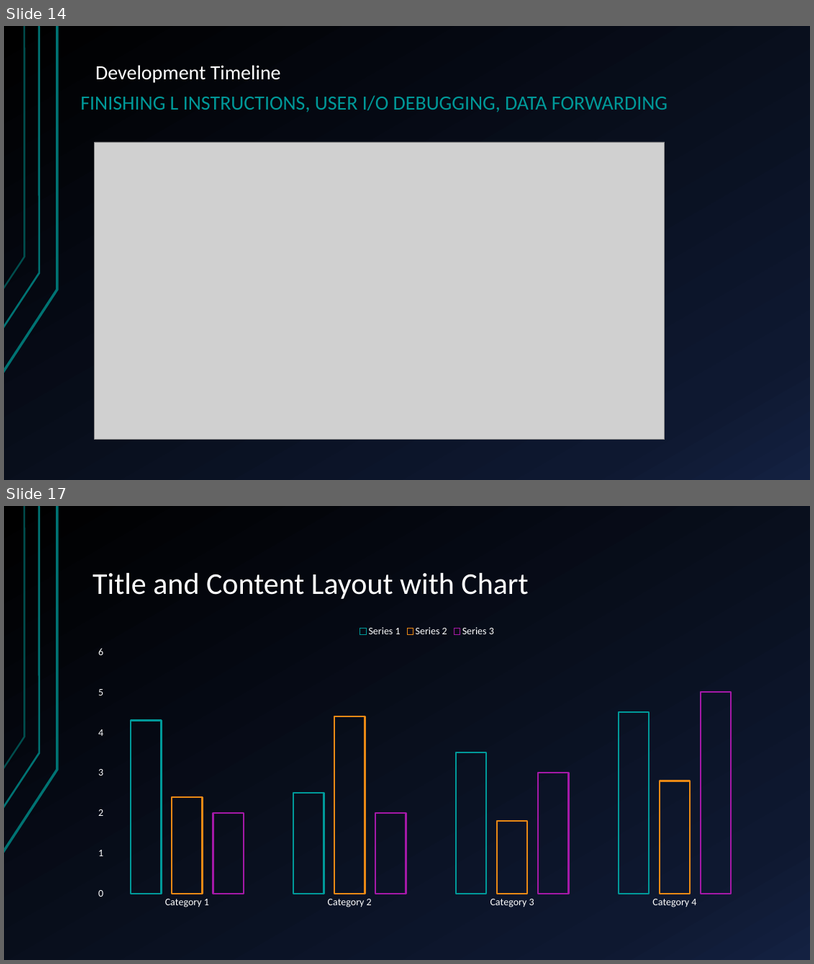
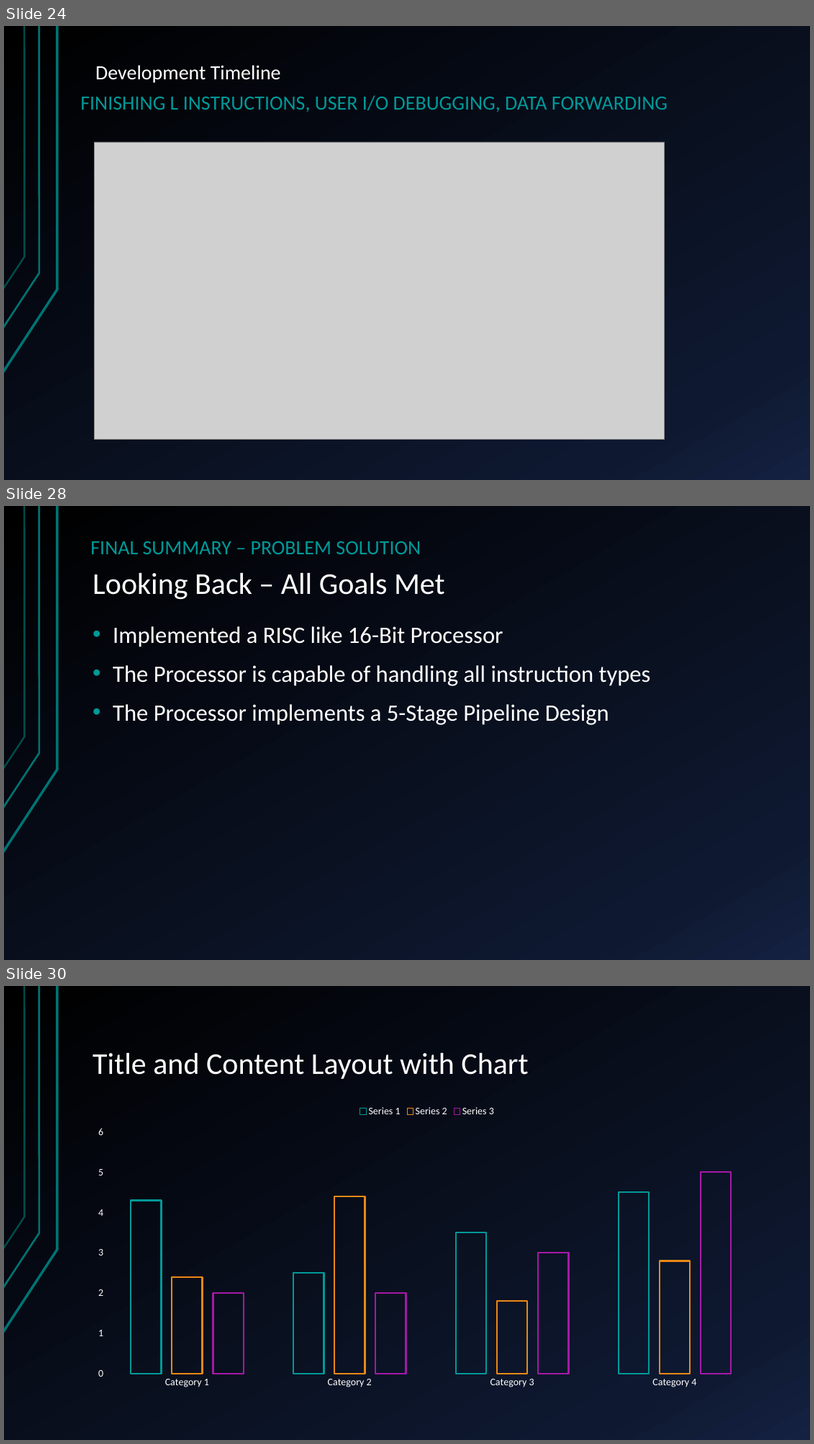
Before and after one commit to HansSanitizer/CENG-450-Project, a slide deck: Documentation/Long-Mann 16-Bit RISC Processor.pptx. Shown one above the other, each under a label of ours: slides 14 and 17 before the commit, slides 24, 28 and 30 after it; the slides between them are not shown. The pictures are 814x964 and 814x1444 pixels, drawn with LibreOffice and Linux fonts; fonts in the diff are those of the drawing; grey boxes stand for pictures. Boxes give left, top, right and bottom in pixels: in the first picture for what was removed or moved away, otherwise in the second. Text is boxed around its words. In the diff, an @@ line names an element or a change of style, - is before the commit and + after.

```diff
--- a/Documentation/Long-Mann 16-Bit RISC Processor.pptx
+++ b/Documentation/Long-Mann 16-Bit RISC Processor.pptx
@@ slide 28 added at bbox=[4, 506, 810, 960], background gradient #000000 to #0F1931 to #142242; not listed: 3 template elements that a slide beside it also shows @@
@@ text added at bbox=[90, 541, 421, 554], 24 pt, text #009999 @@
+FINAL SUMMARY – PROBLEM SOLUTION
@@ title added at bbox=[93, 573, 445, 600], 36 pt, text #FFFFFF @@
+Looking Back – All Goals Met
@@ text added at bbox=[113, 626, 651, 725], 28 pt, text #FFFFFF @@
+• Implemented a RISC like 16-Bit Processor
+• The Processor is capable of handling all instruction types
+• The Processor implements a 5-Stage Pipeline Design
@@ what was slide 14 is now slide 24 @@
@@ what was slide 17 is now slide 30 @@
```
Also in this commit, not shown: 4 slides changed, 13 other slides added, 1 slide removed.
